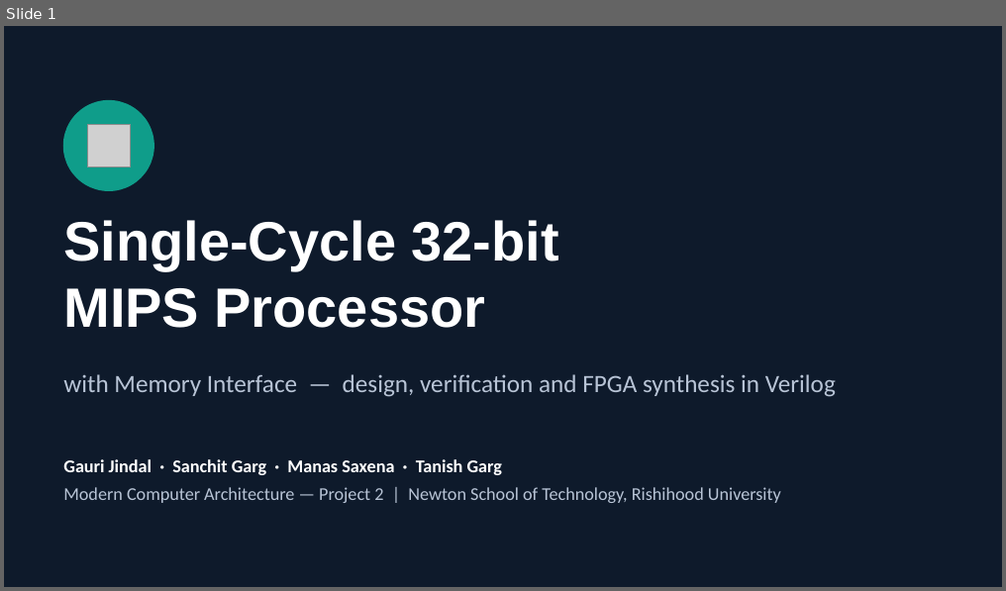
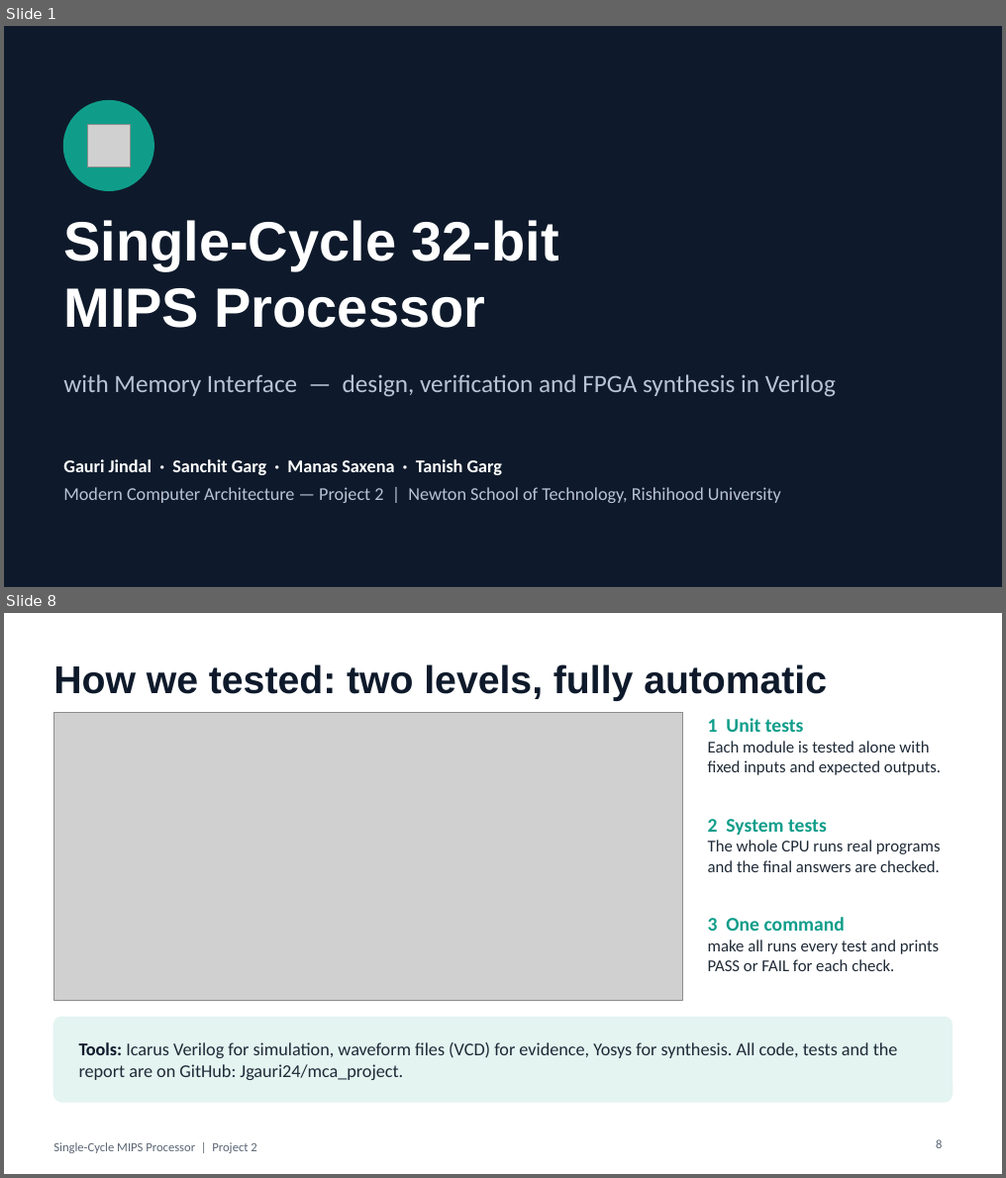
Before and after one commit to Jgauri24/mca_project, a slide deck: presentation/MIPS_Single_Cycle_Presentation.pptx. Shown one above the other, each under a label of ours: slide 1 before the commit, slides 1 and 8 after it; the slides between them are not shown. The pictures are 1006x591 and 1006x1178 pixels, drawn with LibreOffice and Linux fonts; fonts in the diff are those of the drawing; grey boxes stand for pictures. Boxes give left, top, right and bottom in pixels: in the first picture for what was removed or moved away, otherwise in the second. Text is boxed around its words. In the diff, an @@ line names an element or a change of style, - is before the commit and + after.

Commit message:
docs(presentation): expand deck to 14 slides
Adds control-signal table, bit layouts, testing-flow slide, second
waveform, problems/limits slide, repository link and updated roles.

```diff
--- a/presentation/MIPS_Single_Cycle_Presentation.pptx
+++ b/presentation/MIPS_Single_Cycle_Presentation.pptx
@@ slide 8 added at (4, 613, 1002, 1174), background #FFFFFF @@
@@ title added at (54, 664, 827, 701), 28 pt, text #0E1A2B, bold @@
+How we tested: two levels, fully automatic
@@ picture added at (54, 713, 682, 1000) @@
@@ text added at (708, 718, 941, 775), 12 pt, text #1F2A37 @@
+1 Unit tests
+Each module is tested alone with fixed inputs and expected outputs.
@@ text added at (708, 819, 941, 872), 12 pt, text #1F2A37 @@
+2 System tests
+The whole CPU runs real programs and the final answers are checked.
@@ text added at (708, 917, 939, 971), 12 pt, text #1F2A37 @@
+3 One command
+make all runs every test and prints PASS or FAIL for each check.
@@ rounded rectangle added at (54, 1017, 952, 1102), fill #E3F4F1, outline #E3F4F1 1 pt @@
@@ text added at (79, 1043, 898, 1080), 13 pt, text #1F2A37 @@
+Tools: Icarus Verilog for simulation, waveform files (VCD) for evidence, Yosys for synthesis. All code, tests and the report are on GitHub: Jgauri24/mca_project.
@@ text added at (54, 1143, 256, 1154), 9 pt, text #5B6675 @@
+Single-Cycle MIPS Processor | Project 2
@@ page number added at (936, 1140, 942, 1149), 9 pt, text #5B6675 @@
+8
```
Also in this commit, not shown: 9 slides changed, 3 other slides added.
